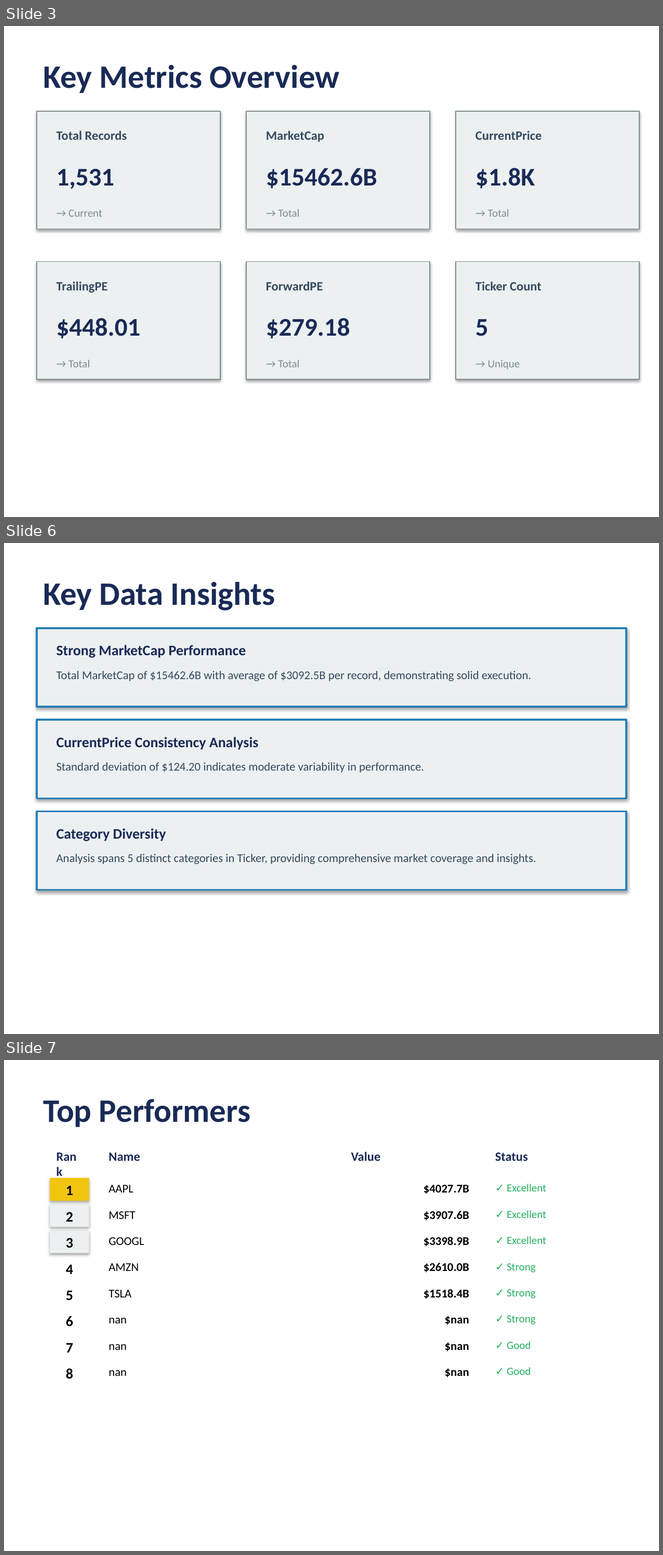
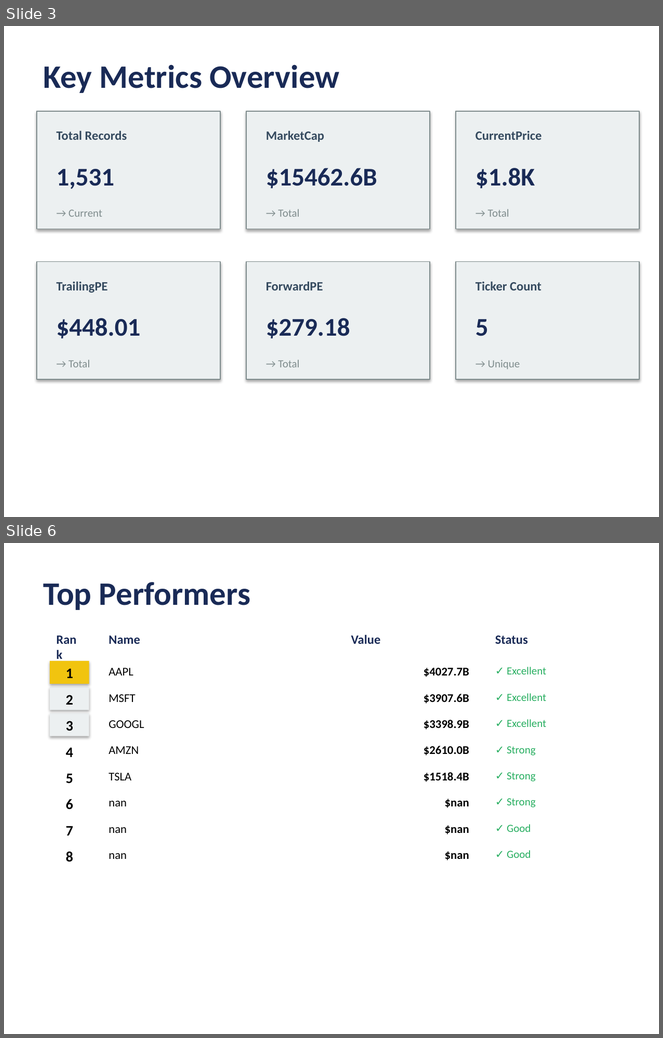
Before and after one commit to gaurav13407/FINEDECK-Excel-to-PPT-, a slide deck: examples/professional_demo/tech_stocks_basic_tier.pptx. Shown one above the other, each under a label of ours: slides 3, 6 and 7 before the commit, slides 3 and 6 after it; the slides between them are not shown. The pictures are 663x1555 and 663x1038 pixels, drawn with LibreOffice and Linux fonts; fonts in the diff are those of the drawing. Boxes give left, top, right and bottom in pixels: in the first picture for what was removed or moved away, otherwise in the second. Text is boxed around its words. In the diff, an @@ line names an element or a change of style, - is before the commit and + after.

```diff
--- a/examples/professional_demo/tech_stocks_basic_tier.pptx
+++ b/examples/professional_demo/tech_stocks_basic_tier.pptx
@@ slide 6 removed at (4, 543, 659, 1034), background #FFFFFF @@
@@ text removed at (43, 581, 275, 611) @@
-Key Data Insights
@@ rectangle removed at (37, 628, 626, 707) @@
@@ text removed at (57, 645, 246, 658) @@
-Strong MarketCap Performance
@@ text removed at (57, 671, 531, 681) @@
-Total MarketCap of $15462.6B with average of $3092.5B per record, demonstrating solid execution.
@@ rectangle removed at (37, 720, 626, 798) @@
@@ text removed at (57, 737, 259, 750) @@
-CurrentPrice Consistency Analysis
@@ text removed at (57, 762, 424, 773) @@
-Standard deviation of $124.20 indicates moderate variability in performance.
@@ rectangle removed at (37, 812, 626, 890) @@
@@ text removed at (57, 828, 166, 841) @@
-Category Diversity
@@ text removed at (57, 854, 536, 864) @@
-Analysis spans 5 distinct categories in Ticker, providing comprehensive market coverage and insights.
@@ what was slide 7 is now slide 6 @@
```
Also in this commit, not shown: 1 slide changed, 1 other slide removed, 7 other files.
